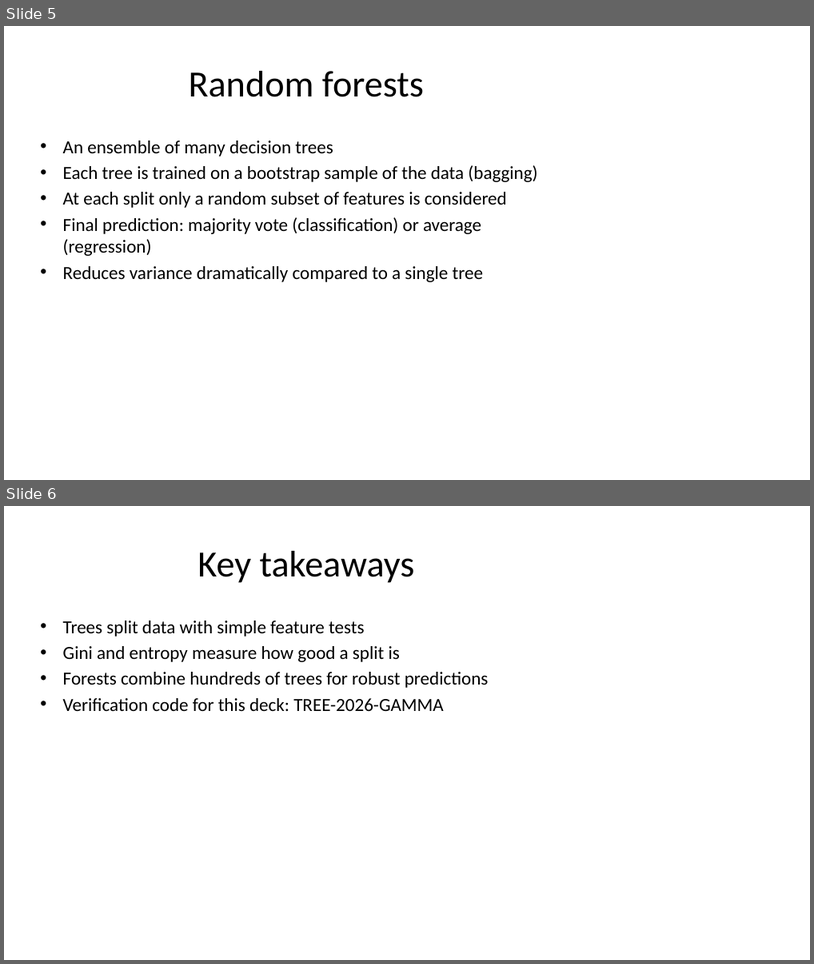
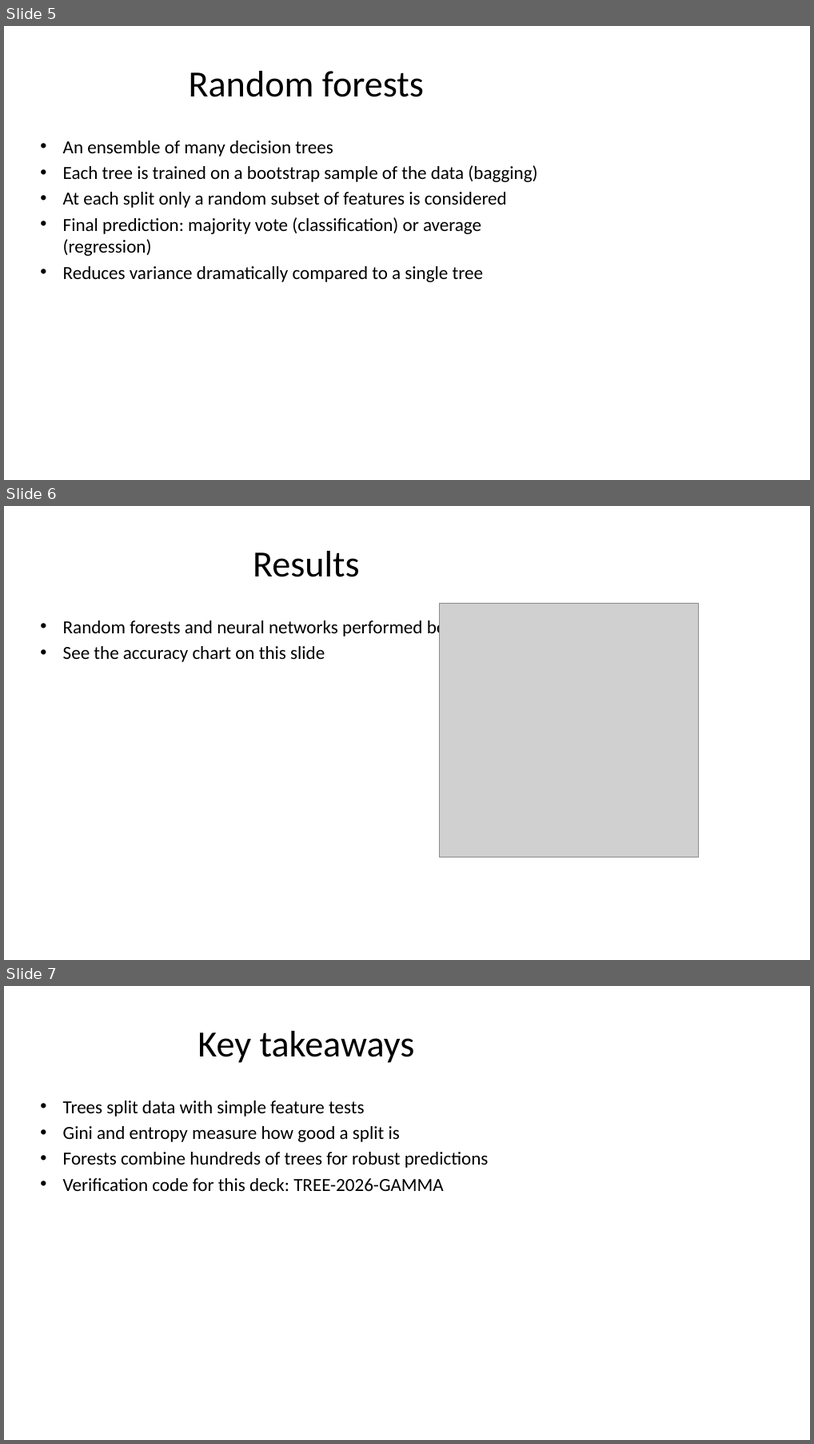
Before and after one commit to codekush123/Privacy-Focused-Local-AI-Document-Workspace, a slide deck: demo_data/decision_trees_slides.pptx. Shown one above the other, each under a label of ours: slides 5 and 6 before the commit, slides 5, 6 and 7 after it. The pictures are 814x964 and 814x1444 pixels, drawn with LibreOffice and Linux fonts; fonts in the diff are those of the drawing; grey boxes stand for pictures. Boxes give left, top, right and bottom in pixels: in the first picture for what was removed or moved away, otherwise in the second. Text is boxed around its words. In the diff, an @@ line names an element or a change of style, - is before the commit and + after.

Commit message:
Add local vision pipeline and agentic router/verifier workflow
Vision (Figures tab)
- extract figures from PDF, PPTX and DOCX: embedded bitmaps plus pages that
  contain vector charts (detected from meaningful drawing operations, with an
  explicit "every page" fallback), normalised to PNG under data/images
- describe each figure with a local multimodal llama-server (--mmproj) using a
  schema-constrained FigureSpec: type, title, description, text in image and the
  values read off a chart
- merge accepted descriptions back into the document Markdown, so chat,
  citations, quiz, fact-check and export cover images as well as text
- ask a free-form question about a single figure; edit or exclude descriptions
- launcher gained an optional projector path; /api/llm/status reports vision

Agent (Agent tab)
- router agent classifies a request and picks one tool (answer, summarize,
  generate docx/xlsx/pptx, data query, quiz, translate, privacy scan, figures)
  with confidence and a rewritten task; it never performs the action itself
- the tool is an existing service; the verifier agent then fact-checks the
  result and, below 70% grounding, the answer is rewritten once from the
  findings and re-verified
- every step is streamed over SSE and shown as a trace in the UI
- implemented as a small local state machine rather than LangGraph/CrewAI to
  avoid a large dependency tree in a local-only, privacy-focused app

Also: demo data now contains a bar chart (vector in the PDF, bitmap in DOCX and
PPTX), 18 new tests for extraction, merging, routing, refinement and the SSE
endpoint, and README/architecture/limitations updated.

```diff
--- a/demo_data/decision_trees_slides.pptx
+++ b/demo_data/decision_trees_slides.pptx
@@ slide 6 added at (x1=4, y1=506, x2=810, y2=960), background #FFFFFF @@
@@ title added at (x1=253, y1=551, x2=360, y2=577), 44 pt, text #000000 @@
+Results
@@ text added at (x1=63, y1=617, x2=459, y2=662), 22 pt, text #000000 @@
+• Random forests and neural networks performed best
+• See the accuracy chart on this slide
@@ picture added at (x1=439, y1=603, x2=698, y2=857) @@
@@ what was slide 6 is now slide 7 @@
```
Also in this commit, not shown: 33 other files.
